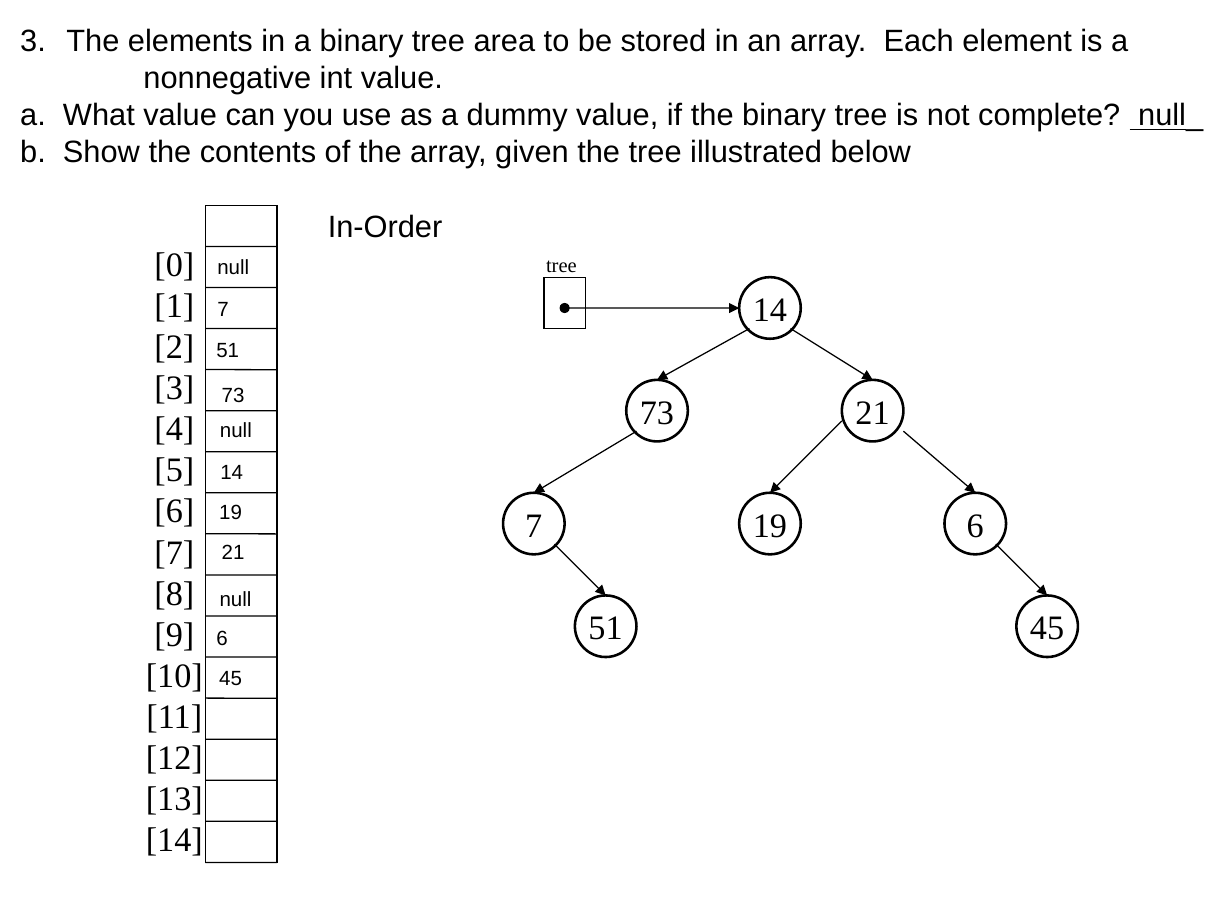
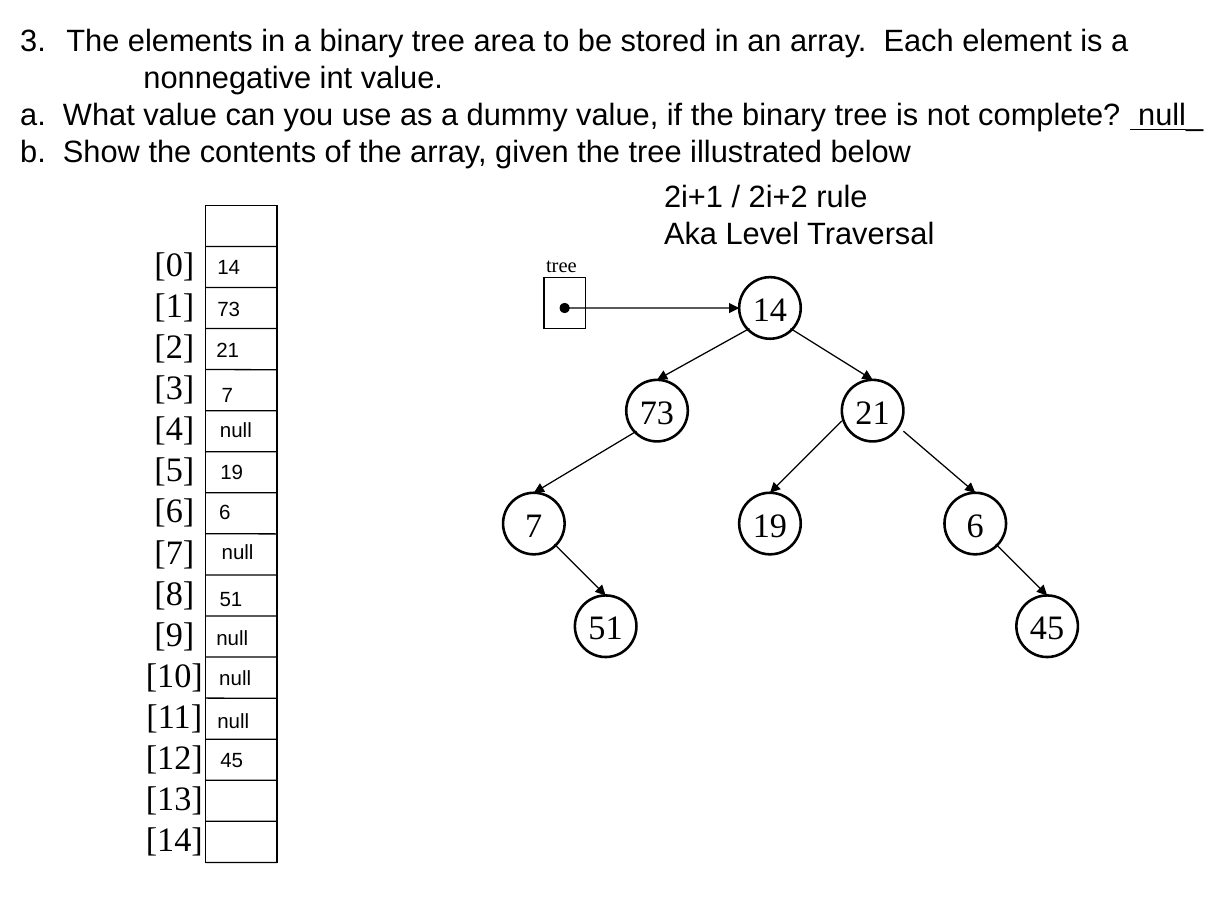
Before and after one commit to MarcusWebDev/CMSC_204, a slide deck: slide 3 of Labs/Tree Lab/Tree lab - S2020.pptx. Drawn at 1232x924 pixels with LibreOffice and Linux fonts; fonts in the diff are those of the drawing. Boxes give left, top, right and bottom in pixels: in the first picture for what was removed or moved away, otherwise in the second. Text is boxed around its words. In the diff, an @@ line names an element or a change of style, - is before the commit and + after.

```diff
--- a/Labs/Tree Lab/Tree lab - S2020.pptx
+++ b/Labs/Tree Lab/Tree lab - S2020.pptx
@@ text added at (664, 184, 934, 245), 18 pt, text #000000 @@
+2i+1 / 2i+2 rule
+Aka Level Traversal
@@ text removed at (328, 214, 443, 238) @@
-In-Order
@@ text at (217, 260, 240, 274): text changed @@
-null
+14
@@ text "73": place and size @@
-text "73" at (222, 387, 245, 403)
+text "73" at (217, 301, 240, 317)
@@ text at (216, 342, 239, 357): text changed @@
-51
+21
@@ text "7": place and size @@
-text "7" at (217, 302, 228, 316)
+text "7" at (222, 388, 233, 402)
@@ text "19": place and size @@
-text "19" at (219, 504, 242, 520)
+text "19" at (220, 464, 243, 480)
@@ text removed at (220, 465, 243, 479) @@
-14
@@ text "6": place and size @@
-text "6" at (216, 630, 227, 646)
+text "6" at (219, 504, 230, 520)
@@ text at (222, 544, 254, 559): text changed @@
-21
+null
@@ text added at (220, 592, 243, 607), 12 pt, text #000000 @@
+51
@@ text "null": place and size @@
-text "null" at (220, 591, 252, 607)
+text "null" at (216, 630, 248, 646)
@@ text added at (219, 670, 251, 686), 12 pt, text #000000 @@
+null
@@ text added at (217, 713, 249, 729), 12 pt, text #000000 @@
+null
@@ text "45": place and size @@
-text "45" at (219, 671, 242, 686)
+text "45" at (220, 753, 243, 768)
```
Also in this commit, not shown: 1 other slide changed, 14 other files.
